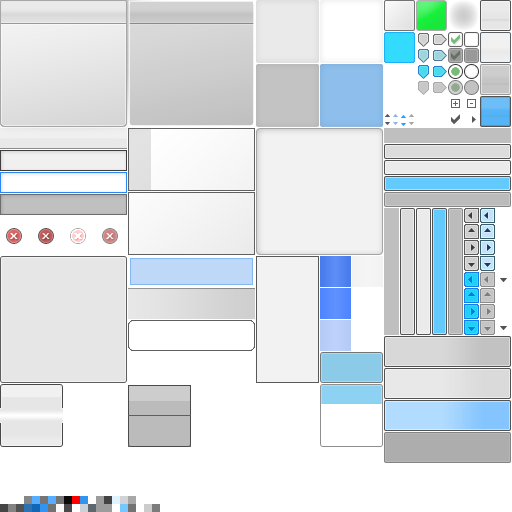
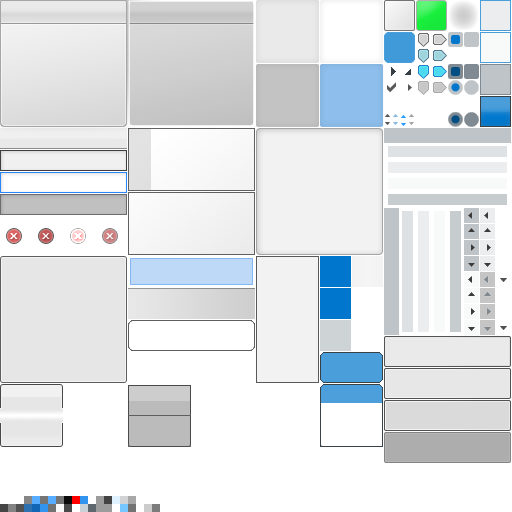
Layers edited between the first and the second 512x512 image:
added layer "TreeButtons" above "Combobox" over (391, 67, 411, 76)
added group "Combobox" with 4 layers above "Tab" over (385, 338, 510, 430)
added layer "ComboBoxDown" in group "Combobox" over (385, 401, 510, 430)
added layer "ComboBoxHover" in group "Combobox" over (454, 370, 509, 397)
added layer "ComboBoxNormal" (99%) in group "Combobox" over (386, 338, 509, 365)
added group "Category" with 2 layers above "Selection" over (320, 352, 383, 447)
moved "CategoryHeader" into group "Category", painted on it over (320, 352, 383, 383)
"CategoryList": opacity 100% → 99%, moved it into group "Category", painted on it over (320, 384, 383, 447)
painted on "Selection" over (384, 32, 415, 63)
painted on "DefaultSkin.png" over (320, 0, 511, 447)
